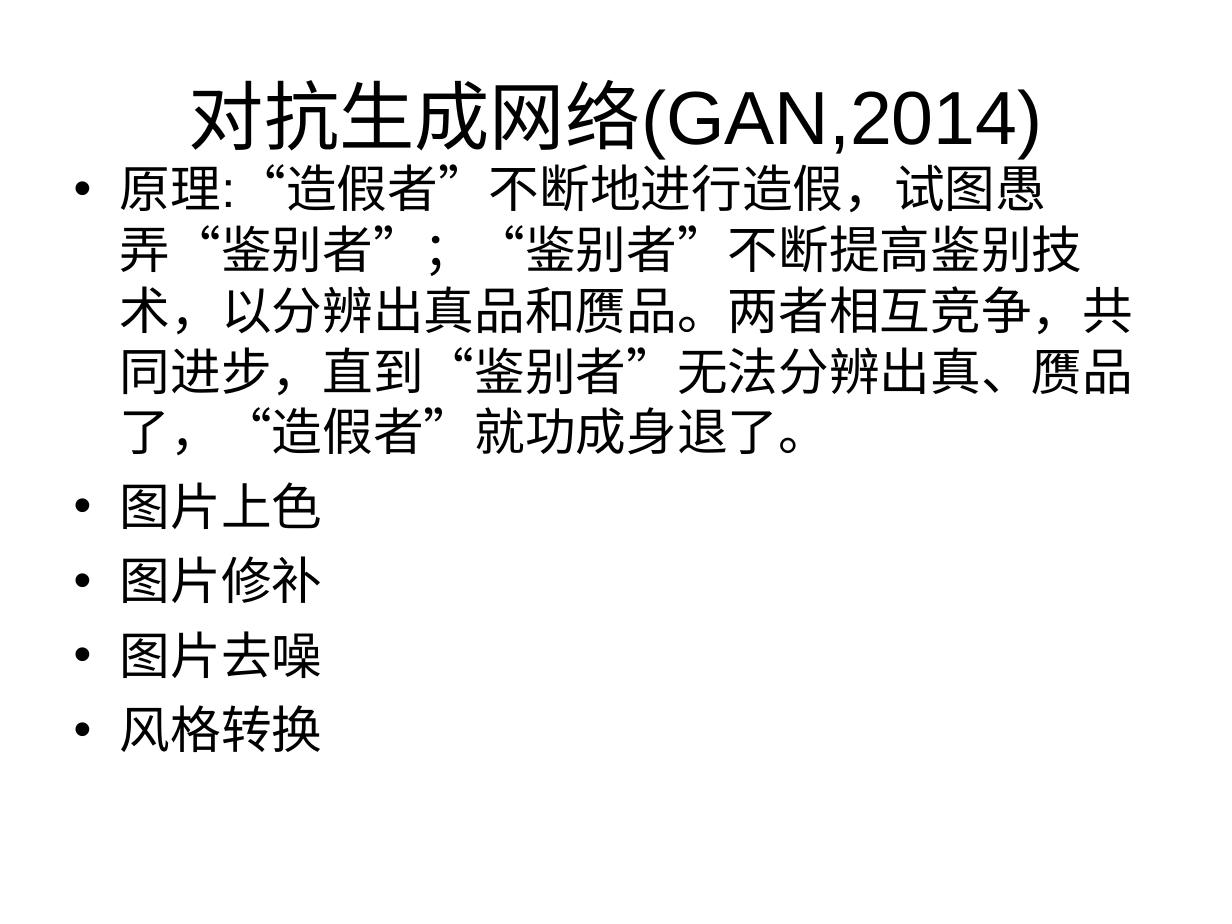
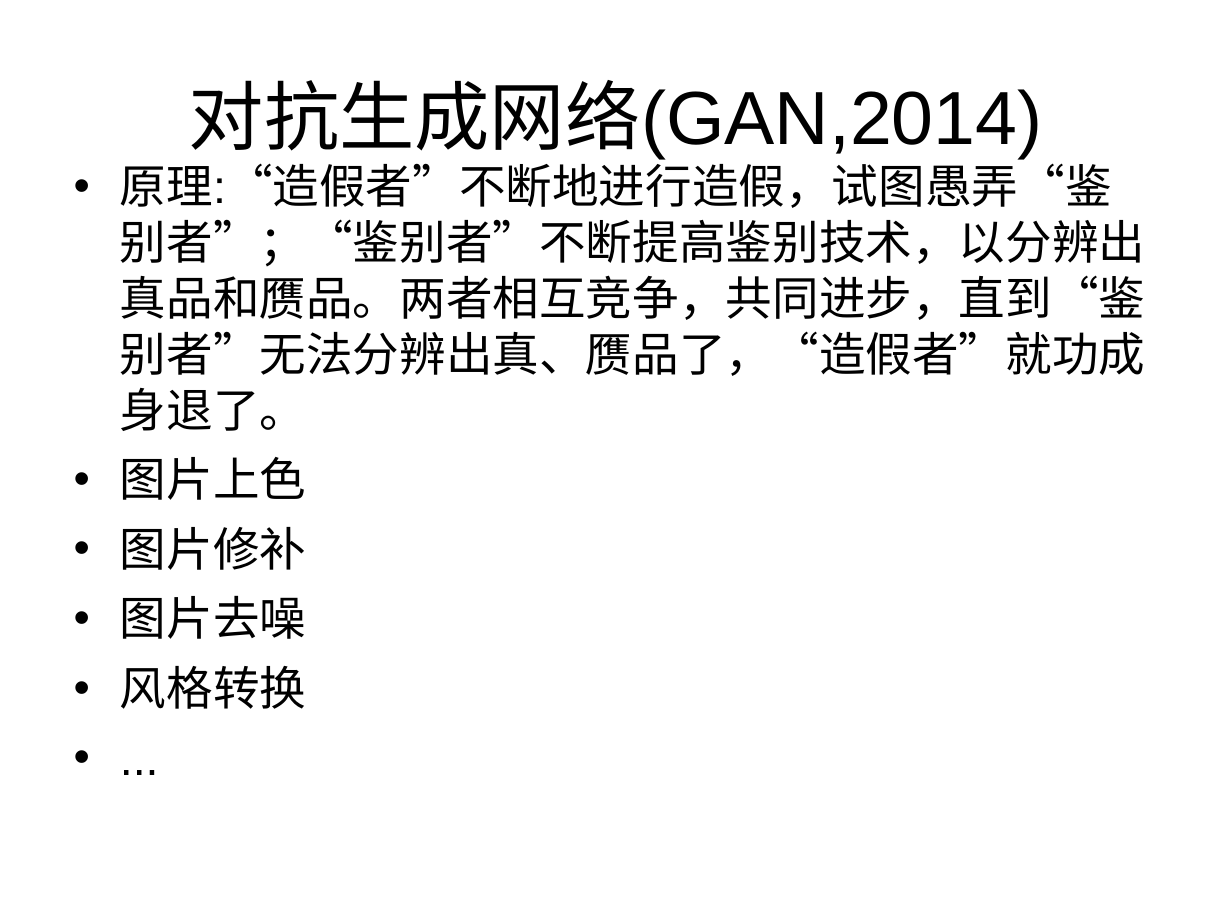
Before and after one commit to zhijie-ai/RL, a slide deck: slide 22 of rl-rec-practice/topk/code/AI的过去现在及未来.ppt (slide 21 before the commit). Drawn at 1232x924 pixels with LibreOffice and Linux fonts; fonts in the diff are those of the drawing. Boxes give left, top, right and bottom in pixels: in the first picture for what was removed or moved away, otherwise in the second. Text is boxed around its words. In the diff, an @@ line names an element or a change of style, - is before the commit and + after.

```diff
--- a/rl-rec-practice/topk/code/AI的过去现在及未来.ppt
+++ b/rl-rec-practice/topk/code/AI的过去现在及未来.ppt
@@ text at (x1=120, y1=156, x2=1145, y2=709): paragraph added @@
+• ...
@@ text at (x1=120, y1=156, x2=1145, y2=709): size 29.6 to 27.2 pt @@
```
Also in this commit, not shown: 1 other slide changed, 3 slides added, 1 slide removed.
